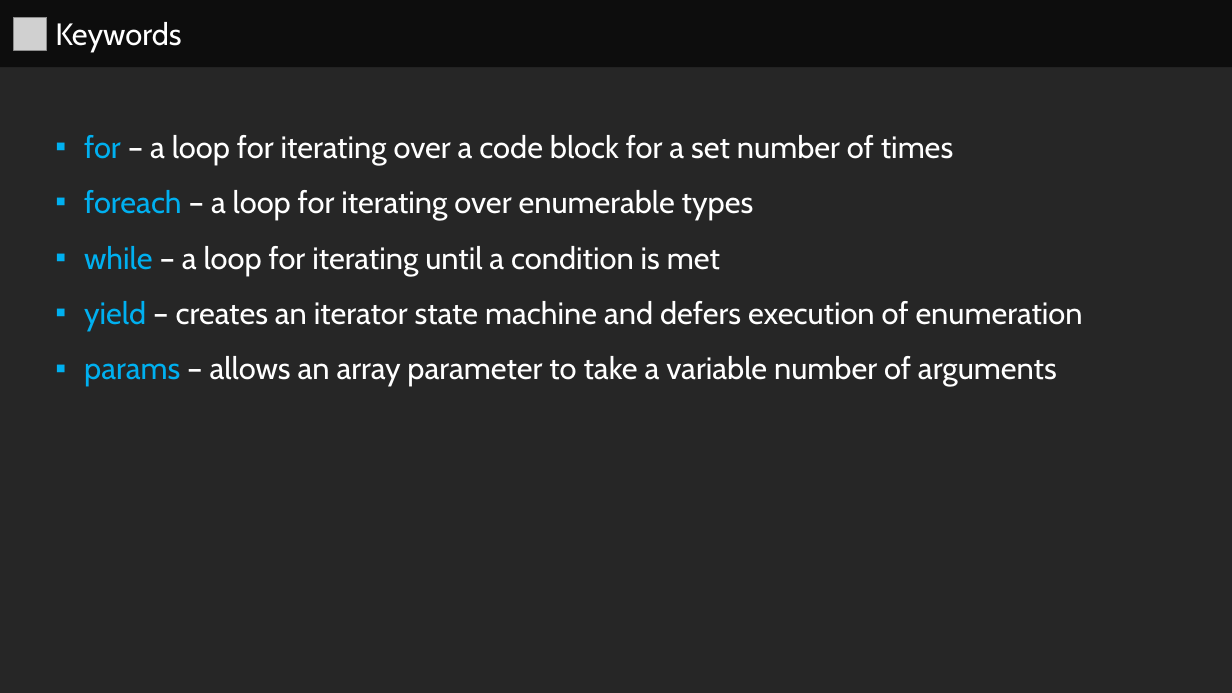
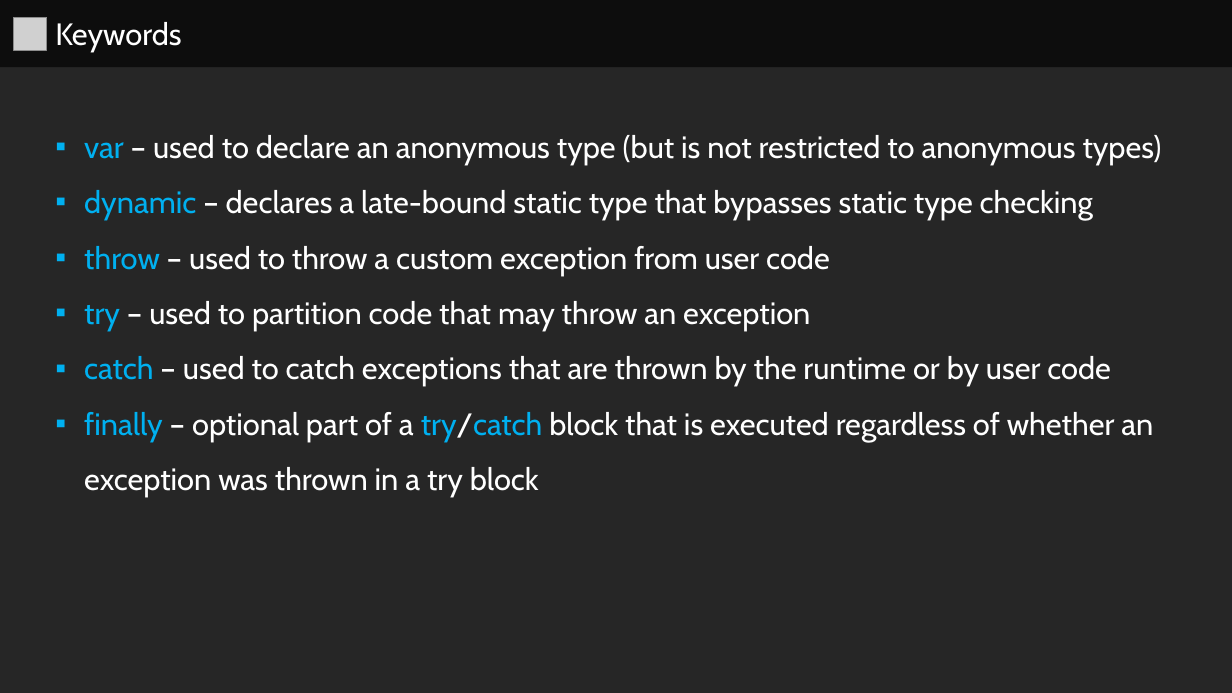
Before and after one commit to series0ne/DotNetFundamentalsWithCSharp, a slide deck: slide 18 of Lesson 6/Lesson 6.pptx (slide 17 before the commit). Drawn at 1232x693 pixels with LibreOffice and Linux fonts; fonts in the diff are those of the drawing; grey boxes stand for pictures. Boxes give left, top, right and bottom in pixels: in the first picture for what was removed or moved away, otherwise in the second. Text is boxed around its words. In the diff, an @@ line names an element or a change of style, - is before the commit and + after.

```diff
--- a/Lesson 6/Lesson 6.pptx
+++ b/Lesson 6/Lesson 6.pptx
@@ text in rectangle at [84, 135, 1162, 497]: text changed @@
-  ▪ for – a loop for iterating over a code block for a set number of times
-  ▪ foreach – a loop for iterating over enumerable types
-  ▪ while – a loop for iterating until a condition is met
-  ▪ yield – creates an iterator state machine and defers execution of enumeration
-  ▪ params – allows an array parameter to take a variable number of arguments
+  ▪ var – used to declare an anonymous type (but is not restricted to anonymous types)
+  ▪ dynamic – declares a late-bound static type that bypasses static type checking
+  ▪ throw – used to throw a custom exception from user code
+  ▪ try – used to partition code that may throw an exception
+  ▪ catch – used to catch exceptions that are thrown by the runtime or by user code
+  ▪ finally – optional part of a try/catch block that is executed regardless of whether an exception was thrown in a try block
```
Also in this commit, not shown: 2 other slides changed, 1 slide added, 6 other files.
